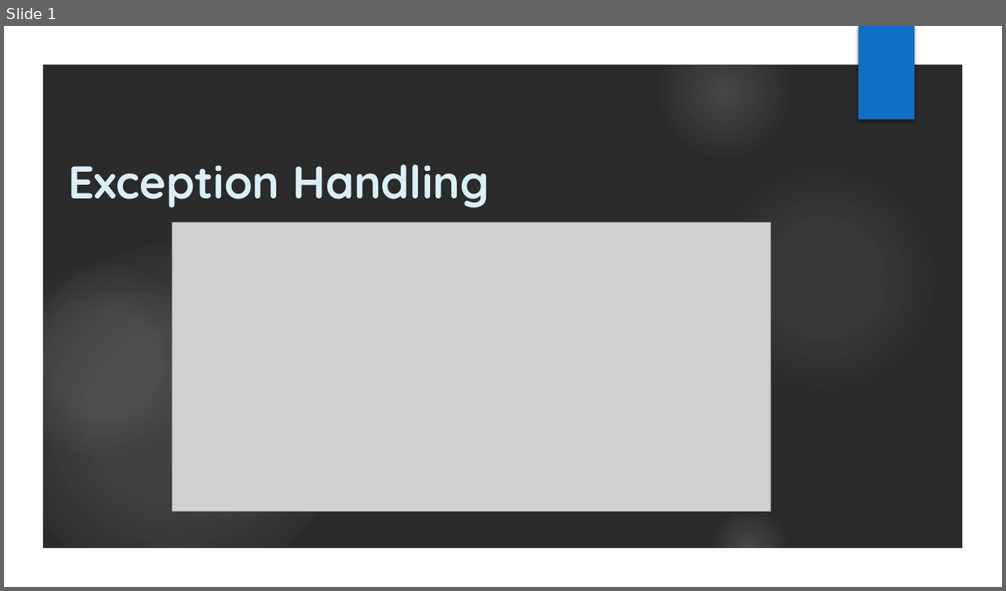
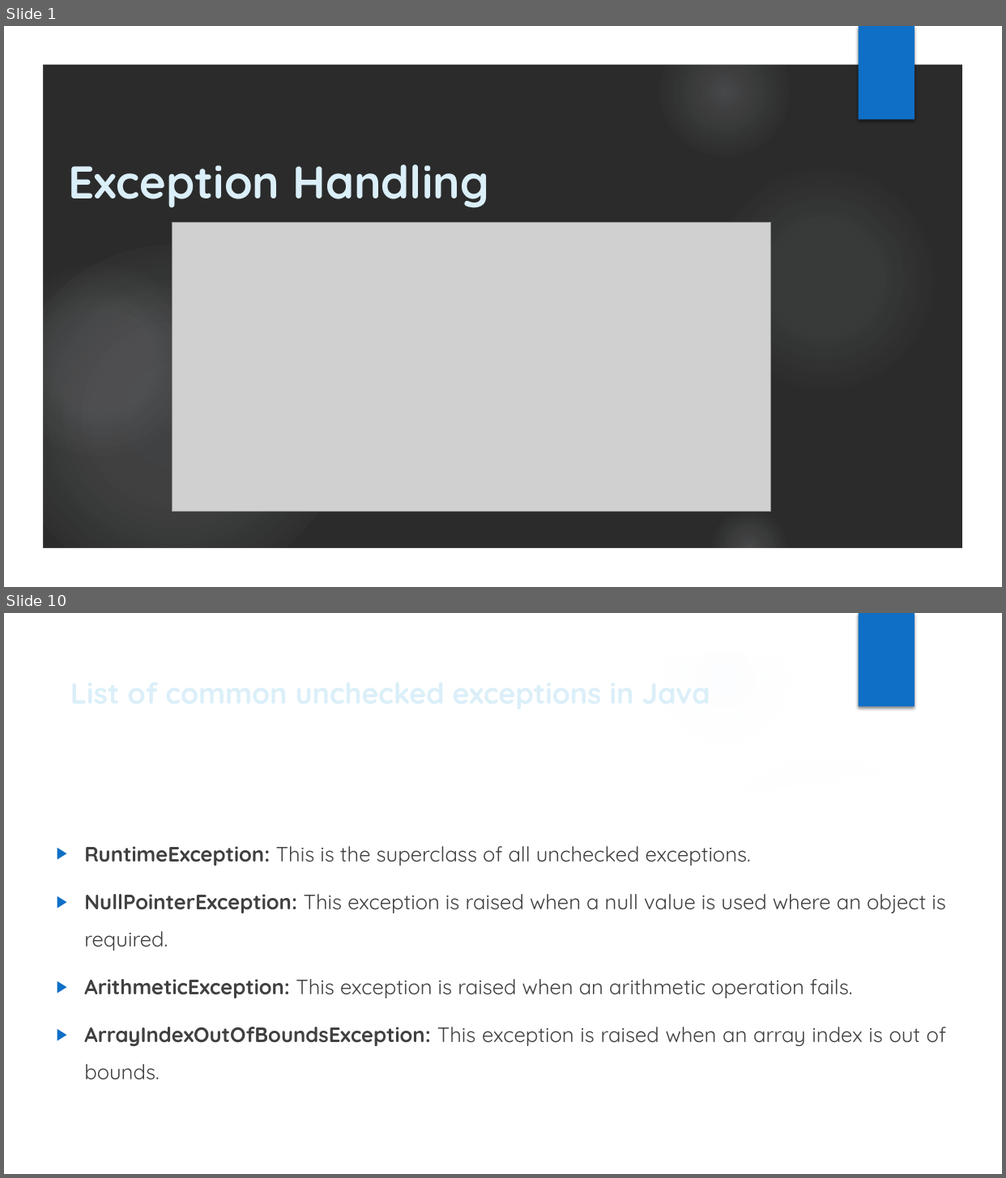
Before and after one commit to Sandesh151994/Core_Java_Notes, a slide deck: Exception_Handling.pptx. Shown one above the other, each under a label of ours: slide 1 before the commit, slides 1 and 10 after it; the slides between them are not shown. The pictures are 1006x591 and 1006x1178 pixels, drawn with LibreOffice and Linux fonts; fonts in the diff are those of the drawing; grey boxes stand for pictures; background and template pictures are left out; a plain dark background stands for a picture behind light text. Boxes give left, top, right and bottom in pixels: in the first picture for what was removed or moved away, otherwise in the second. Text is boxed around its words. In the diff, an @@ line names an element or a change of style, - is before the commit and + after.

Commit message:
Exception Handling commit

```diff
--- a/Exception_Handling.pptx
+++ b/Exception_Handling.pptx
@@ slide 10 added at <box>4,613,1002,1174</box>, background picture (left out); not listed: 7 template elements that a slide beside it also shows @@
@@ title added at <box>63,681,780,739</box>, 28 pt, text #DBEFF9, bold @@
+List of common unchecked exceptions in Java
@@ freeform shape added at <box>698,738,971,820</box>, fill #FFFFFF at 20% opacity @@
@@ freeform shape added at <box>41,766,965,1137</box>, fill #FFFFFF @@
@@ text added at <box>84,846,946,1080</box>, 20 pt, text #404040 @@
+▶ RuntimeException: This is the superclass of all unchecked exceptions.
+▶ NullPointerException: This exception is raised when a null value is used where an object is required.
+▶ ArithmeticException: This exception is raised when an arithmetic operation fails.
+▶ ArrayIndexOutOfBoundsException: This exception is raised when an array index is out of bounds.
```
Also in this commit, not shown: 1 slide changed, 13 other slides added.
